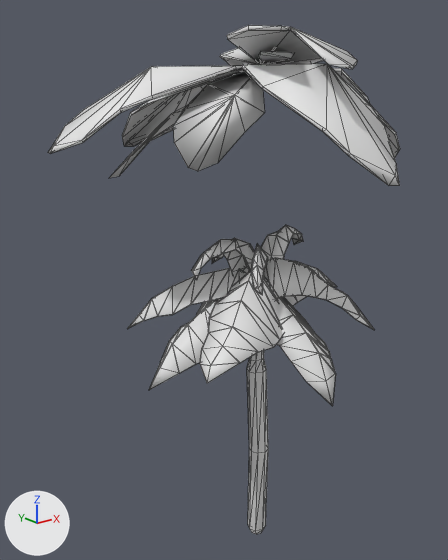
A saved change to the glTF model models/tree.glb.
Camera for both pictures: a 50 mm lens placed at (-39.6, -42.9, 47.6), pointed at (-2.5, 3.4, 29.1). Every picture has the same lights, and +X, +Y and +Z are marked at lower left. Mesh edges are drawn as thin lines. Vertices at the same position are counted once.

The older version as bpy lines, for what is in view:
```python
me_cube = bpy.data.meshes.new('Cube')
me_cube.from_pydata(...)  # 700 vertices, 1337 faces; spans x -13.1..13.4, y -11.4..12.4, z -0.1..34.1
me_tree_palm_002 = bpy.data.meshes.new('tree palm.002')
me_tree_palm_002.from_pydata(...)  # 176 vertices, 329 faces; spans x -18.5..16.0, y -15.3..17.8, z 39.2..52.2
ob_cube = bpy.data.objects.new('Cube', me_cube)
ob_cube.location = (0.0, 0.0, 0.0)
ob_tree_palm_001 = bpy.data.objects.new('tree palm.001', me_tree_palm_002)
ob_tree_palm_001.location = (0.0, 0.0, 0.0)
```
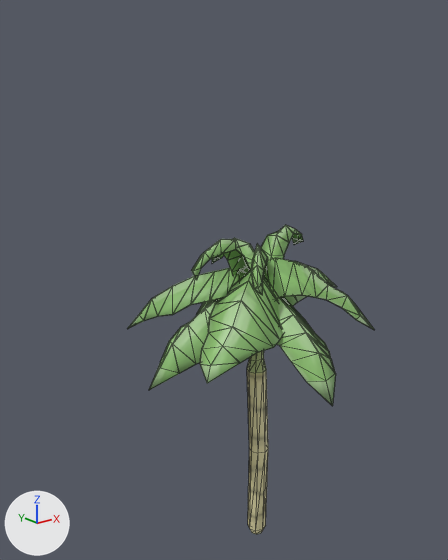
The newer file is also rescaled (x0.317), turned or shifted as a whole; pictures and numbers use the older file's frame.

The change, as JSON lines over the scene's bpy script:
```json
{"op": "add", "block": "img_treepalm", "code": ["img_treepalm = load_image('treepalm', '_unpacked/treepalm', 128, 128, 'sRGB')"]}
{"op": "add", "block": "mat_treepalm", "code": ["mat_treepalm = principled_material('treepalm')", "mat_treepalm.texture = img_treepalm"]}
{"block": "me_cube", "where": "me_cube.from_pydata(...)  # 700 vertices, 1337 faces; spans x -13.1..13.4, y -11.4..12.4, z -0.1..34.1"}
{"block": "me_cube", "where": "# used by ob_cube; location = (0.0, 0.0, 0.0)"}
{"block": "me_cube", "change": "me_cube part 1: its shading normals changed"}
{"op": "add", "block": "me_cube", "code": "me_cube.materials.append(mat_treepalm)  # picture img_treepalm"}
{"op": "remove", "block": "ob_tree_palm_001", "code": ["ob_tree_palm_001 = bpy.data.objects.new('tree palm.001', me_tree_palm_002)", "ob_tree_palm_001.location = (0.0, 0.0, 0.0)"]}
```

Boxes (x1, y1, x2, y2) around the edits, measured in the pictures (448 x 560 px):
```json
{"object": "tree palm.001", "change": "deleted", "before": [48, 25, 400, 186]}
{"object": "Cube", "change": "recoloured, shading changed", "before": [127, 225, 375, 534], "after": [127, 225, 375, 534], "on screen": "grey to green"}
```
